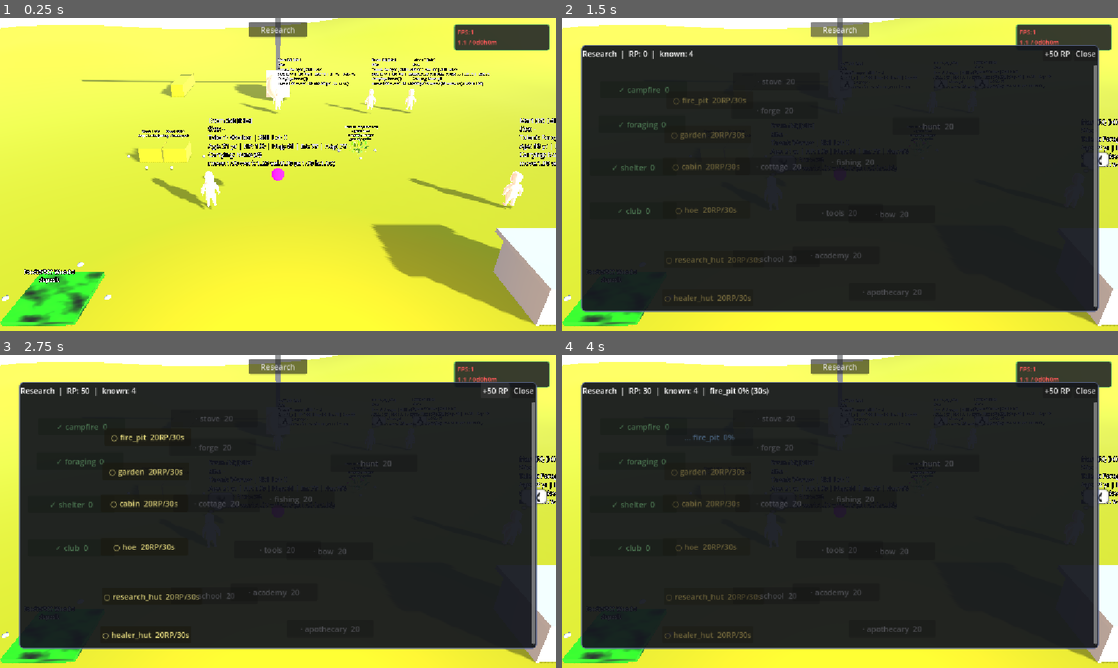
Above: before the commit, frames 1-4 (two rows, left to right).
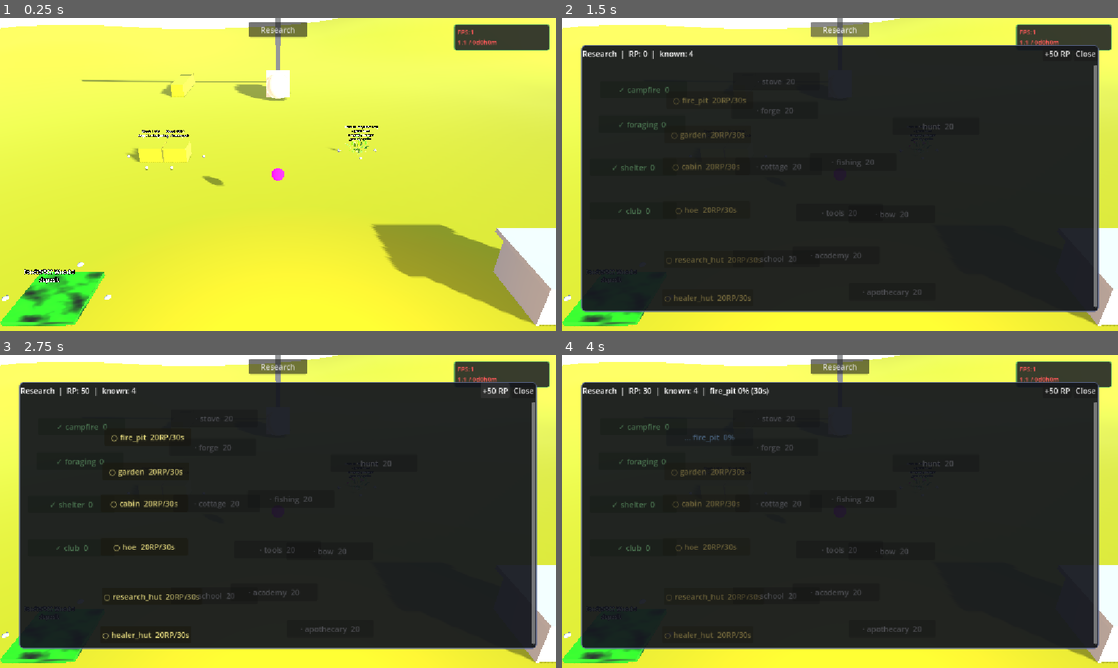
Above: after the commit, the same moments.

Repository: snowydad/Tribe
Game: Godot game, scene res://src/main/main.tscn
The game is run twice, just before and just after one commit, with the same random seed, the same clock (stepped at 60 frames per second) and the same inputs. The project has no main scene, so this scene is started directly.
Inputs (mouse positions are in pixels of both pictures, inside the frame that each line leads up to):
- Up to frame 1 (0.25 s): no input
- Up to frame 2 (1.5 s): tap Enter at 0.5 s; move the mouse to (962, 158) at 0.52 s; hold D 0.53-1.25 s; tap 0 at 0.6 s; click (962, 158) at 0.67 s; click "Research" at 1.25 s
- Up to frame 3 (2.75 s): click "+50 RP" at 2 s
- Up to frame 4 (4 s): click "○ fire_pit 20RP/30s" at 2.75 s; tap Space at 3.5 s; drag from (728, 527) to (812, 574) at 3.52 s

The runs differ from the first frame. In frame 1, 3.2% of the frame differs, in the area x 27-100%, y 12-62%; in frame 2, 0.3%; in frame 3, 0.3%; in frame 4, 0.3%.

Commit message:
Char anim

Diff:
--- a/src/main/main.tscn
+++ b/src/main/main.tscn
@@ -100,18 +100,23 @@
 
 [node name="Character" parent="." unique_id=682575563 instance=ExtResource("2_ab7mr")]
 transform = Transform3D(-0.97678876, 0, -0.21420497, 0, 1, 0, 0.21420497, 0, -0.97678876, 0, 2.620082, 9.29436)
+visible = false
 
 [node name="Character2" parent="." unique_id=1713816478 instance=ExtResource("2_ab7mr")]
 transform = Transform3D(0.9987056, 0, -0.05086355, 0, 1, 0, 0.05086355, 0, 0.9987056, 6.6310062, 2.620082, 9.29436)
+visible = false
 
 [node name="Character3" parent="." unique_id=1157721677 instance=ExtResource("2_ab7mr")]
 transform = Transform3D(0.9987056, 0, -0.05086355, 0, 1, 0, 0.05086355, 0, 0.9987056, 9.491768, 2.620082, 9.29436)
+visible = false
 
 [node name="Character4" parent="." unique_id=1439994891 instance=ExtResource("2_ab7mr")]
 transform = Transform3D(0.9987056, 0, -0.05086355, 0, 1, 0, 0.05086355, 0, 0.9987056, 9.491768, 2.620082, 22.519714)
+visible = false
 
 [node name="Character5" parent="." unique_id=311025156 instance=ExtResource("2_ab7mr")]
 transform = Transform3D(-0.97784, 0, -0.20935372, 0, 1, 0, 0.20935372, 0, -0.97784, -2.7363024, 2.620082, 22.519714)
+visible = false
 
 [node name="Character6" parent="." unique_id=232762373 instance=ExtResource("2_ab7mr")]
 transform = Transform3D(0.9987056, 0, -0.05086355, 0, 1, 0, 0.05086355, 0, 0.9987056, -8.3752165, 2.620082, 22.519714)
Binary file changed: assets/models/characters/male_00.glb
